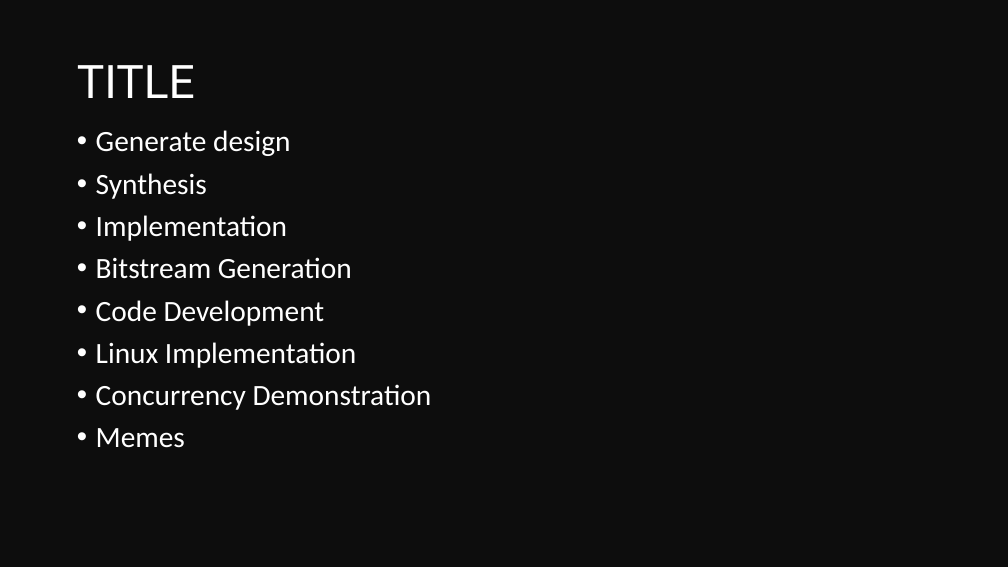
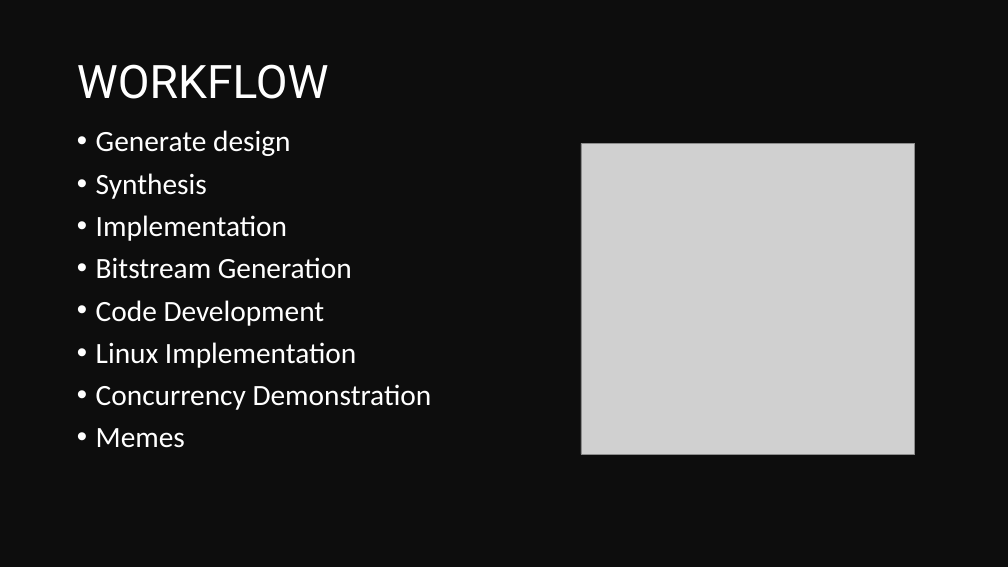
Before and after one commit to chrismajor2124/CSCI460_Final_Project_Yocto_on_Microblaze, a slide deck: slide 6 of docs/CSCI460_Presentation.pptx. Drawn at 1008x567 pixels with LibreOffice and Linux fonts; fonts in the diff are those of the drawing; grey boxes stand for pictures. Boxes give left, top, right and bottom in pixels: in the first picture for what was removed or moved away, otherwise in the second. Text is boxed around its words. In the diff, an @@ line names an element or a change of style, - is before the commit and + after.

Commit message:
Added to presentation

```diff
--- a/docs/CSCI460_Presentation.pptx
+++ b/docs/CSCI460_Presentation.pptx
@@ title at (77,64,329,99): text changed @@
-TITLE
+WORKFLOW
@@ picture added at (582,144,916,455) @@
```
Also in this commit, not shown: 5 slides added, 4 other files.
